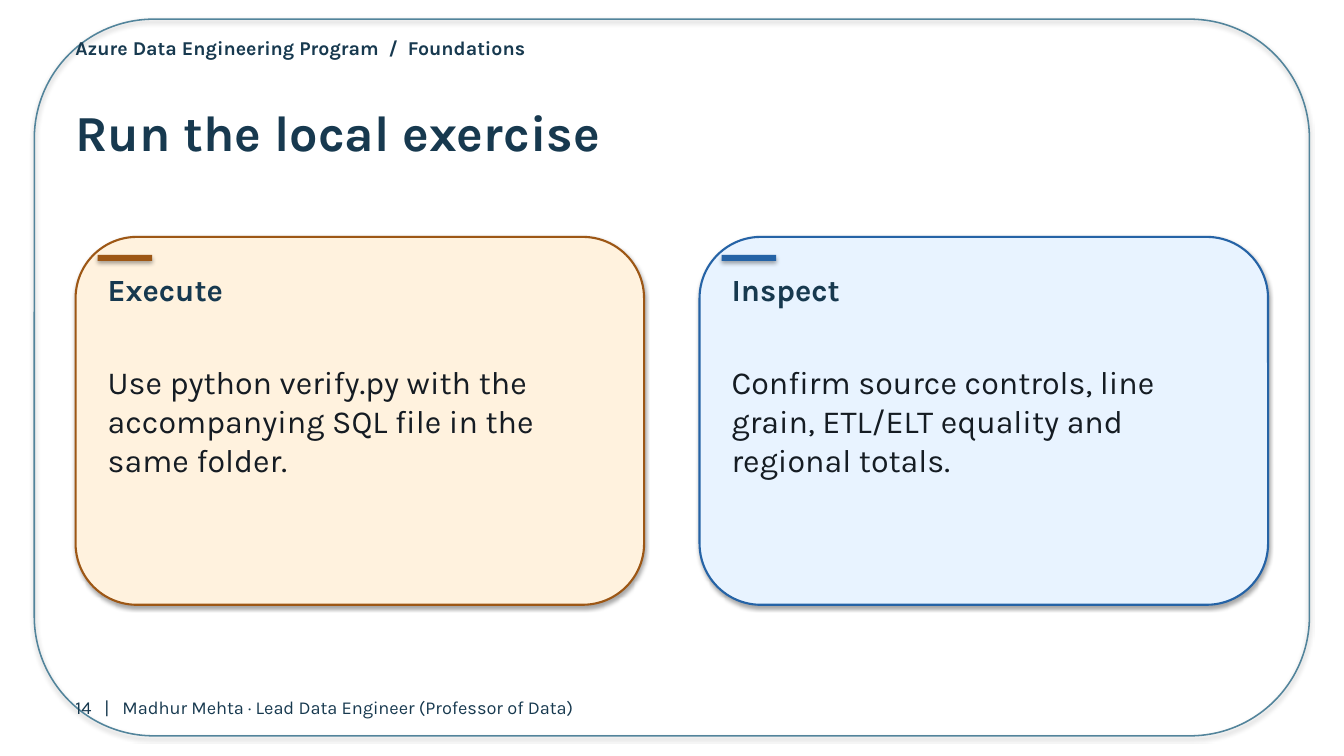
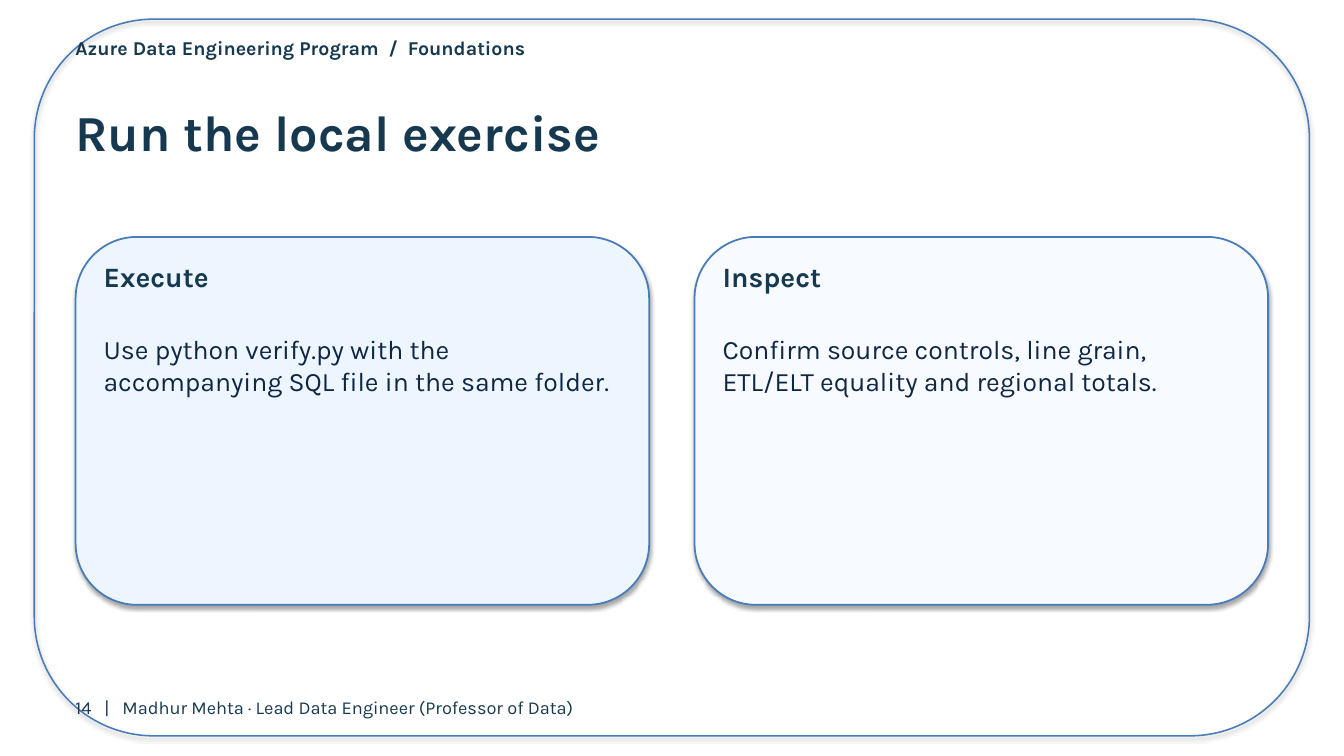
Before and after one commit to Techskills-Aus/azure-data-engineering, a slide deck: slide 14 of 01-data-engineering-foundations/02-oltp-olap-etl-elt/presentation/day02-processing.pptx. Drawn at 1344x756 pixels with LibreOffice and Linux fonts; fonts in the diff are those of the drawing. Boxes give left, top, right and bottom in pixels: in the first picture for what was removed or moved away, otherwise in the second. Text is boxed around its words. In the diff, an @@ line names an element or a change of style, - is before the commit and + after.

```diff
--- a/01-data-engineering-foundations/02-oltp-olap-etl-elt/presentation/day02-processing.pptx
+++ b/01-data-engineering-foundations/02-oltp-olap-etl-elt/presentation/day02-processing.pptx
@@ rounded rectangle at [34,19,1310,736]: outline #52849B 1.1 pt to #497BB8 1.1 pt @@
@@ rounded rectangle: place and size @@
-rounded rectangle at [76,237,644,605]
+rounded rectangle at [76,237,649,605]
@@ rounded rectangle at [76,237,649,605]: fill #FFF2DE to #EDF5FF; outline #9D5715 1.5 pt to #497BB8 1.25 pt @@
@@ rounded rectangle: place and size @@
-rounded rectangle at [700,237,1268,605]
+rounded rectangle at [695,237,1268,605]
@@ rounded rectangle at [695,237,1268,605]: fill #E8F3FF to #F7FAFF; outline #2563A6 1.5 pt to #497BB8 1.25 pt @@
@@ text "Execute": place and size @@
-text "Execute" at [108,281,223,302]
+text "Execute" at [104,269,209,288]
@@ text "Execute" at [104,269,209,288]: size 22 to 20 pt @@
@@ rectangle removed at [98,255,152,261] @@
@@ text "Inspect" at [723,268,822,294]: size 22 to 20 pt @@
@@ text "Inspect": place and size @@
-text "Inspect" at [732,281,840,309]
+text "Inspect" at [723,268,822,294]
@@ rectangle removed at [722,255,776,261] @@
@@ text "Use python verify.py with the ..." at [104,340,609,398]: size 23 to 19 pt, text colour #151C23 to #102743 @@
@@ text "Use python verify.py with the ...": place and size @@
-text "Use python verify.py with the ..." at [108,372,534,473]
+text "Use python verify.py with the ..." at [104,340,609,398]
@@ text "Confirm source controls, line grain, ...": place and size @@
-text "Confirm source controls, line grain, ..." at [732,372,1155,480]
+text "Confirm source controls, line grain, ..." at [723,340,1156,398]
@@ text "Confirm source controls, line grain, ..." at [723,340,1156,398]: size 23 to 19 pt, text colour #151C23 to #102743 @@
```
Also in this commit, not shown: 17 other slides changed.
